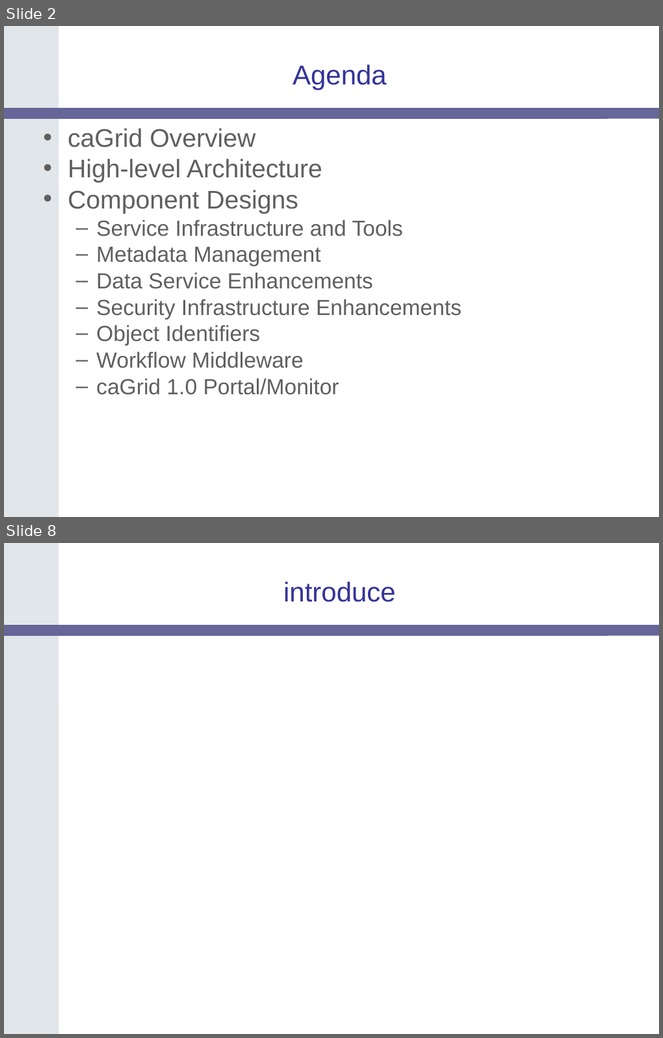
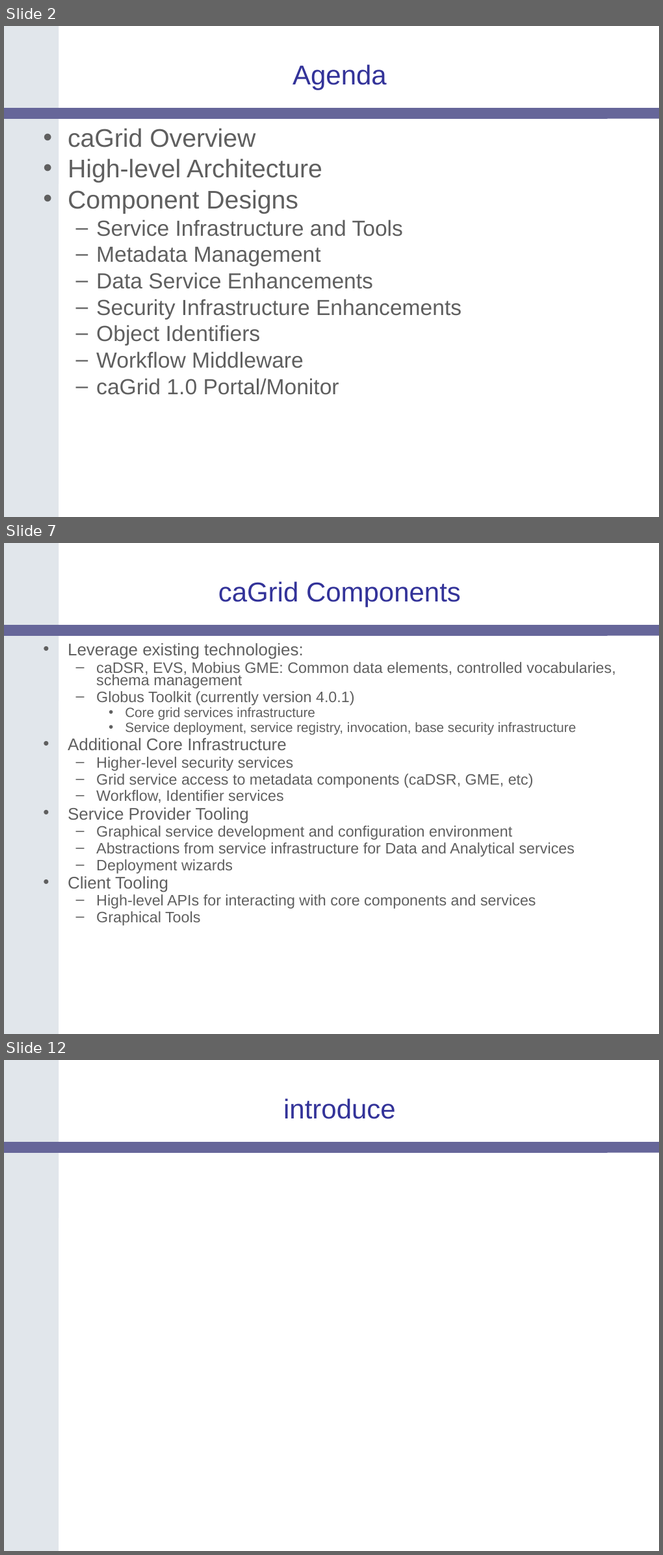
Before and after one commit to NCIP/cagrid-docs, a slide deck: presentations/200604_AnnualMeeting/caGrid-1.0-Architecture_caBIG-Annual-Meeting06.ppt. Shown one above the other, each under a label of ours: slides 2 and 8 before the commit, slides 2, 7 and 12 after it; the slides between them are not shown. The pictures are 663x1038 and 663x1555 pixels, drawn with LibreOffice and Linux fonts; fonts in the diff are those of the drawing; background and template pictures are left out. Boxes give left, top, right and bottom in pixels: in the first picture for what was removed or moved away, otherwise in the second. Text is boxed around its words. In the diff, an @@ line names an element or a change of style, - is before the commit and + after.

```diff
--- a/presentations/200604_AnnualMeeting/caGrid-1.0-Architecture_caBIG-Annual-Meeting06.ppt
+++ b/presentations/200604_AnnualMeeting/caGrid-1.0-Architecture_caBIG-Annual-Meeting06.ppt
@@ slide 7 added at bbox=[4, 543, 659, 1034], background #FFFFFF; not listed: 2 template elements that a slide beside it also shows @@
@@ title added at bbox=[218, 581, 461, 607], 30 pt, text #333399 @@
+caGrid Components
@@ text added at bbox=[68, 643, 616, 926], 16.6 pt, text #5F5F5F @@
+• Leverage existing technologies:
+  – caDSR, EVS, Mobius GME: Common data elements, controlled vocabularies, schema management
+  – Globus Toolkit (currently version 4.0.1)
+    • Core grid services infrastructure
+    • Service deployment, service registry, invocation, base security infrastructure
+• Additional Core Infrastructure
+  – Higher-level security services
+  – Grid service access to metadata components (caDSR, GME, etc)
+  – Workflow, Identifier services
+• Service Provider Tooling
+  – Graphical service development and configuration environment
+  – Abstractions from service infrastructure for Data and Analytical services
+  – Deployment wizards
+• Client Tooling
+  – High-level APIs for interacting with core components and services
+  – Graphical Tools
@@ what was slide 8 is now slide 12 @@
```
Also in this commit, not shown: 4 slides changed, 8 other slides added, 1 slide removed.
